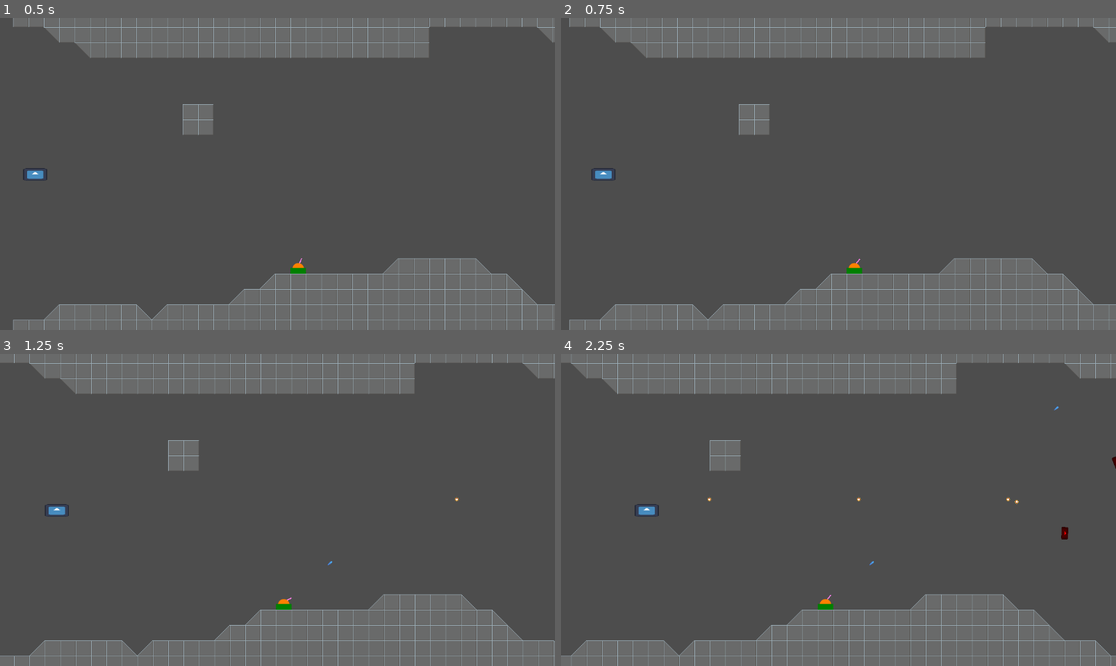
Above: before the commit, frames 1-4 (two rows, left to right).
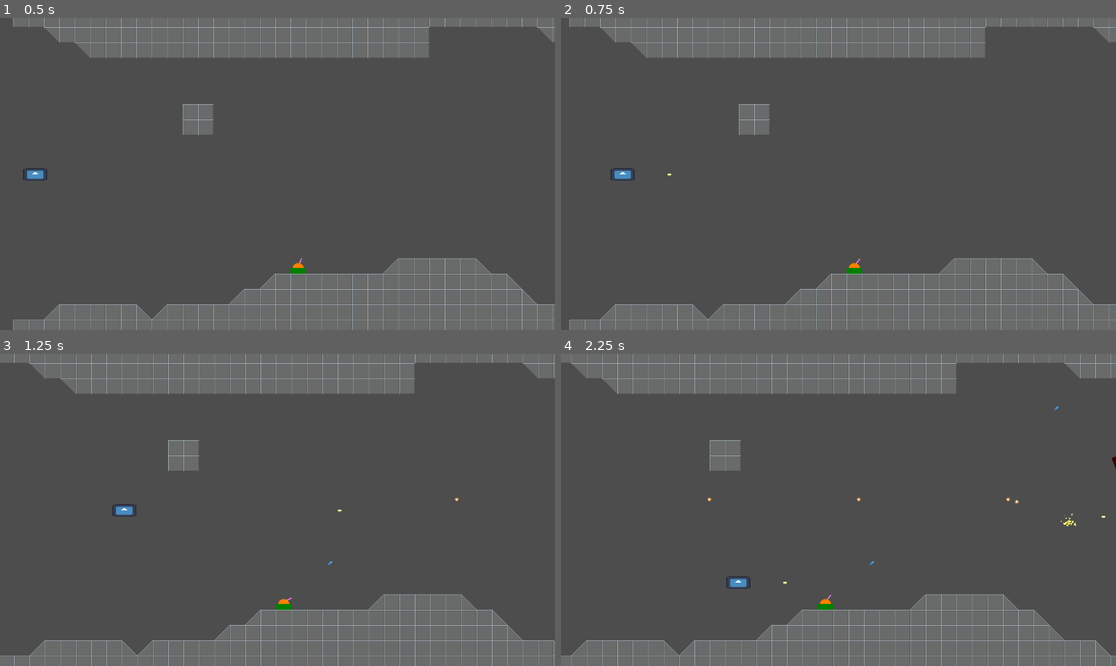
Above: after the commit, the same moments.

Repository: claesrosell/simple-shootemup
Game: Godot game, scene res://game.tscn
Two runs of this game, one before a commit and one after it. Both use one fixed random seed, a clock stepped at 60 frames per second and the inputs below. The engine's default icon, where the game draws it, is replaced by a stand-in: a white triangle on a blue panel in a dark square.
Inputs:
- Up to frame 1 (0.5 s): no input
- Up to frame 2 (0.75 s): hold D (player1_right, bound only after the commit) from 0.53 s (still down); tap Space (player1_fire, bound only after the commit) at 0.6 s
- Up to frame 3 (1.25 s): keep holding D (player1_right, bound only after the commit)
- Up to frame 4 (2.25 s): release D (player1_right, bound only after the commit) at 1.28 s; hold S (player1_down, bound only after the commit) 1.28-2.03 s; tap Space (player1_fire, bound only after the commit) at 1.35, 2.1 s; hold D (player1_right, bound only after the commit) from 2.03 s (still down)

Frame 1 is identical in both runs. In frame 2, 0.2% of the frame differs, in the area x 5-20%, y 48-53%; in frame 3, 0.2%; in frame 4, 0.3%, in the area x 13-99%, y 48-76%.

Commit message:
Added wasd mappings

Diff:
--- a/project.godot
+++ b/project.godot
@@ -21,29 +21,34 @@
 "deadzone": 0.2,
 "events": [Object(InputEventJoypadMotion,"resource_local_to_scene":false,"resource_name":"","device":-1,"axis":1,"axis_value":-1.0,"script":null)
 , Object(InputEventJoypadButton,"resource_local_to_scene":false,"resource_name":"","device":-1,"button_index":11,"pressure":0.0,"pressed":true,"script":null)
+, Object(InputEventKey,"resource_local_to_scene":false,"resource_name":"","device":-1,"window_id":0,"alt_pressed":false,"shift_pressed":false,"ctrl_pressed":false,"meta_pressed":false,"pressed":false,"keycode":0,"physical_keycode":87,"key_label":0,"unicode":119,"location":0,"echo":false,"script":null)
 ]
 }
 player1_down={
 "deadzone": 0.2,
 "events": [Object(InputEventJoypadMotion,"resource_local_to_scene":false,"resource_name":"","device":-1,"axis":1,"axis_value":1.0,"script":null)
 , Object(InputEventJoypadButton,"resource_local_to_scene":false,"resource_name":"","device":-1,"button_index":12,"pressure":0.0,"pressed":true,"script":null)
+, Object(InputEventKey,"resource_local_to_scene":false,"resource_name":"","device":-1,"window_id":0,"alt_pressed":false,"shift_pressed":false,"ctrl_pressed":false,"meta_pressed":false,"pressed":false,"keycode":0,"physical_keycode":83,"key_label":0,"unicode":115,"location":0,"echo":false,"script":null)
 ]
 }
 player1_left={
 "deadzone": 0.2,
 "events": [Object(InputEventJoypadMotion,"resource_local_to_scene":false,"resource_name":"","device":-1,"axis":0,"axis_value":-1.0,"script":null)
 , Object(InputEventJoypadButton,"resource_local_to_scene":false,"resource_name":"","device":-1,"button_index":13,"pressure":0.0,"pressed":true,"script":null)
+, Object(InputEventKey,"resource_local_to_scene":false,"resource_name":"","device":-1,"window_id":0,"alt_pressed":false,"shift_pressed":false,"ctrl_pressed":false,"meta_pressed":false,"pressed":false,"keycode":0,"physical_keycode":65,"key_label":0,"unicode":97,"location":0,"echo":false,"script":null)
 ]
 }
 player1_right={
 "deadzone": 0.2,
 "events": [Object(InputEventJoypadMotion,"resource_local_to_scene":false,"resource_name":"","device":-1,"axis":0,"axis_value":1.0,"script":null)
 , Object(InputEventJoypadButton,"resource_local_to_scene":false,"resource_name":"","device":-1,"button_index":14,"pressure":0.0,"pressed":true,"script":null)
+, Object(InputEventKey,"resource_local_to_scene":false,"resource_name":"","device":-1,"window_id":0,"alt_pressed":false,"shift_pressed":false,"ctrl_pressed":false,"meta_pressed":false,"pressed":false,"keycode":0,"physical_keycode":68,"key_label":0,"unicode":100,"location":0,"echo":false,"script":null)
 ]
 }
 player1_fire={
 "deadzone": 0.2,
 "events": [Object(InputEventJoypadButton,"resource_local_to_scene":false,"resource_name":"","device":-1,"button_index":0,"pressure":0.0,"pressed":true,"script":null)
+, Object(InputEventKey,"resource_local_to_scene":false,"resource_name":"","device":-1,"window_id":0,"alt_pressed":false,"shift_pressed":false,"ctrl_pressed":false,"meta_pressed":false,"pressed":false,"keycode":0,"physical_keycode":32,"key_label":0,"unicode":32,"location":0,"echo":false,"script":null)
 ]
 }
 
